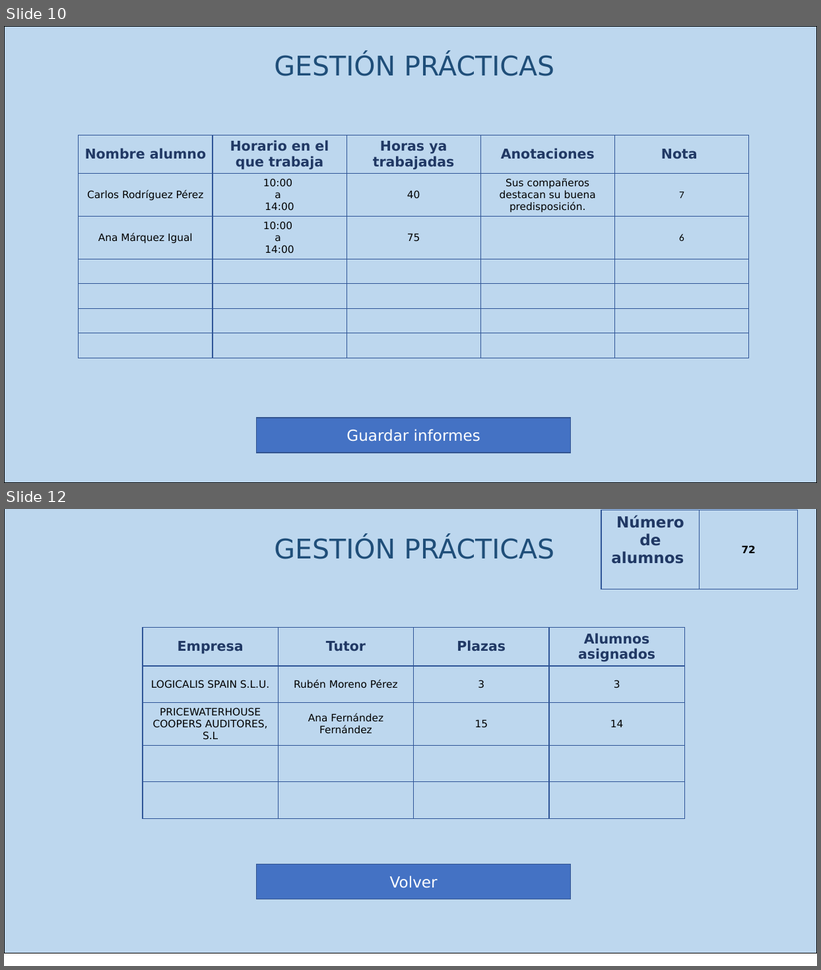
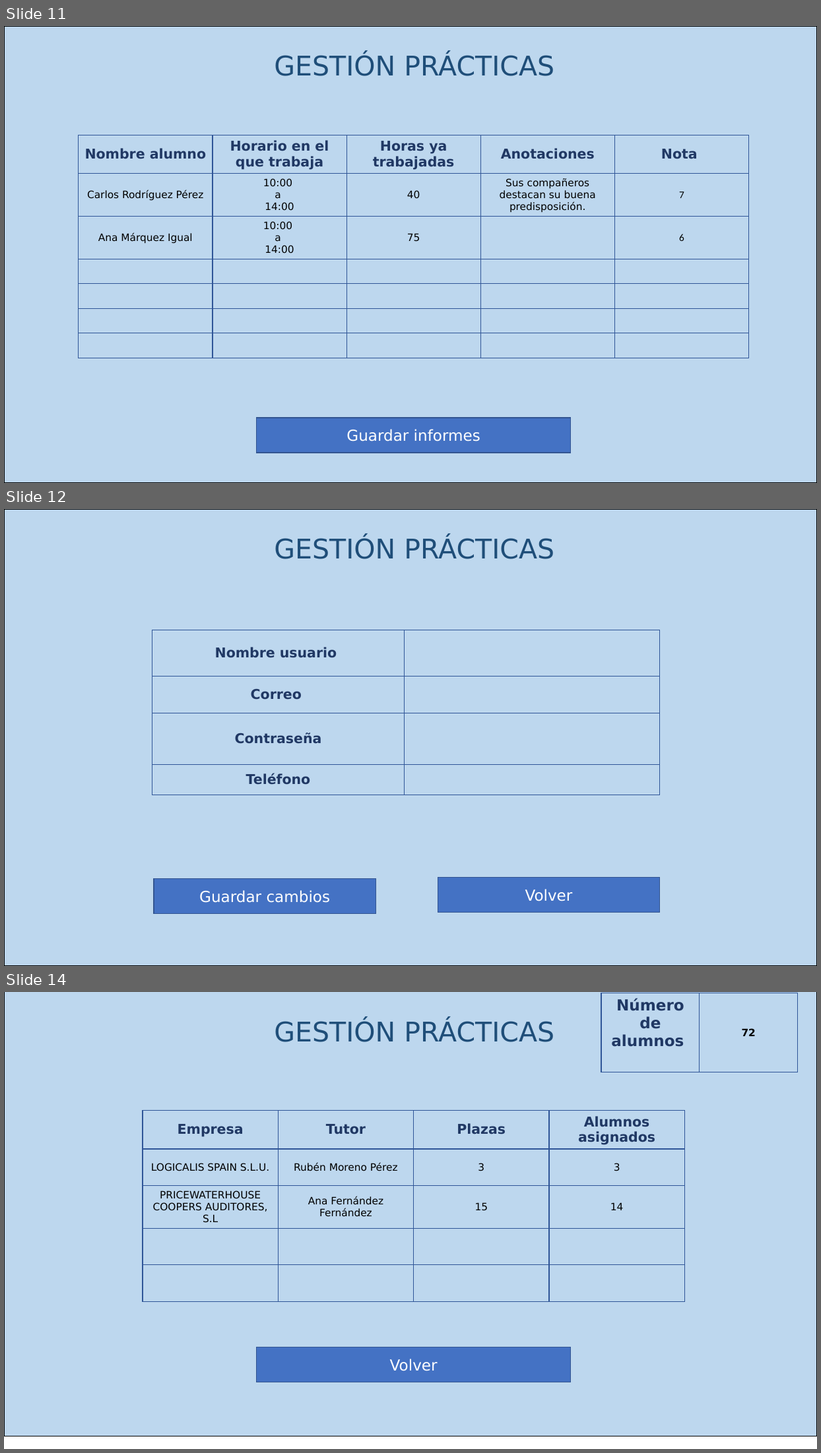
Before and after one commit to gonzalopezgil/G15-Web-2022-23, a slide deck: moockup.pptx. Shown one above the other, each under a label of ours: slides 10 and 12 before the commit, slides 11, 12 and 14 after it; the slides between them are not shown. The pictures are 821x970 and 821x1453 pixels, drawn with LibreOffice and Linux fonts; fonts in the diff are those of the drawing. Boxes give left, top, right and bottom in pixels: in the first picture for what was removed or moved away, otherwise in the second. Text is boxed around its words. In the diff, an @@ line names an element or a change of style, - is before the commit and + after.

```diff
--- a/moockup.pptx
+++ b/moockup.pptx
@@ slide 12 added at (4,509,817,966), background #FFFFFF @@
@@ rectangle added at (4,509,817,966), fill #BDD7EE, outline #000000 1 pt @@
@@ text added at (274,536,554,559), 32 pt, text #1F4E79 @@
+GESTIÓN PRÁCTICAS
@@ table added at (152,630,660,795), 4 rows, 2 columns @@
+Nombre usuario | 
+Correo | 
+Contraseña | 
+Teléfono | 
@@ rectangle added at (154,879,376,914), fill #4472C4, outline #325491 1 pt, 18 pt, text #FFFFFF @@
+Guardar cambios
@@ rectangle added at (438,878,660,913), fill #4472C4, outline #325491 1 pt, 18 pt, text #FFFFFF @@
+Volver
@@ what was slide 10 is now slide 11 @@
@@ what was slide 12 is now slide 14 @@
```
Also in this commit, not shown: 3 slides changed, 2 other slides added.
